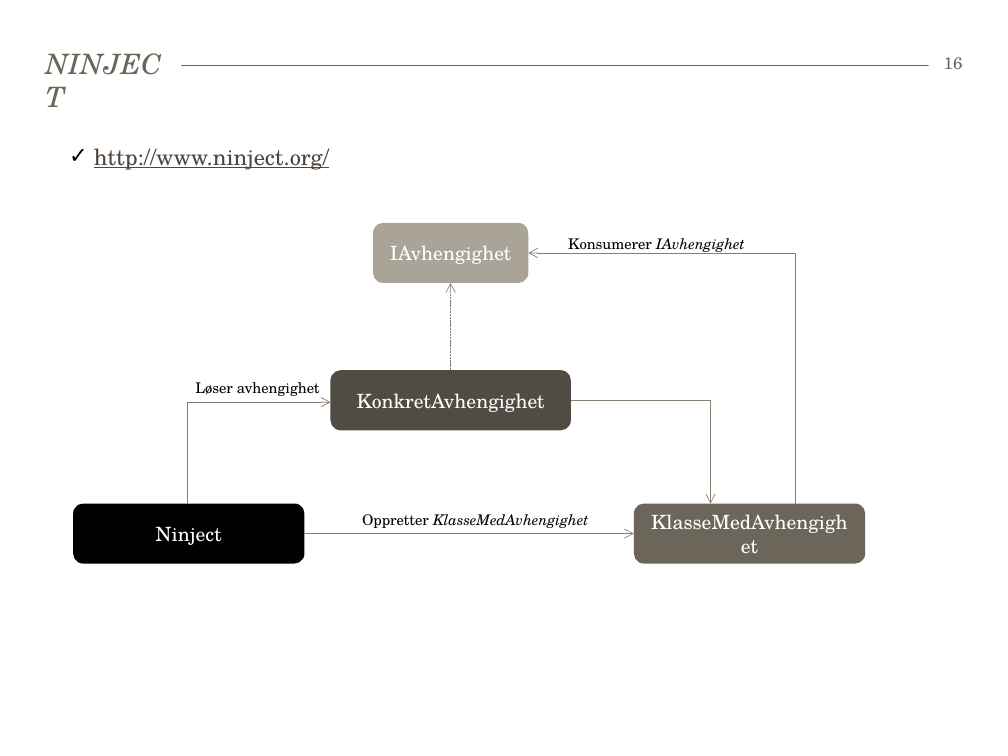
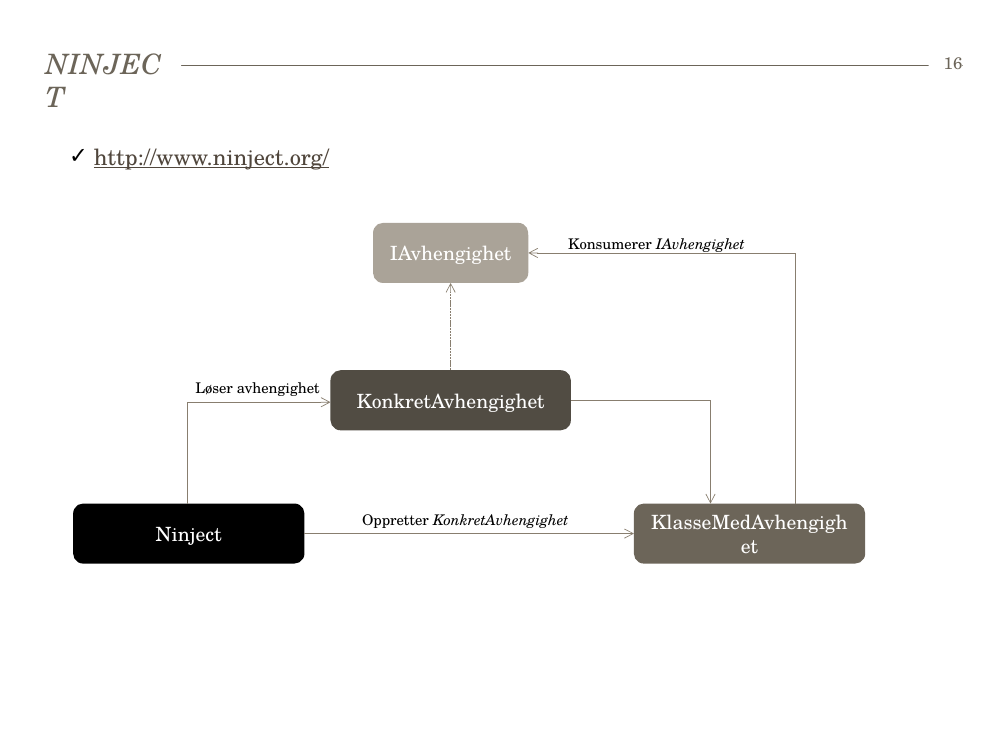
Before and after one commit to bekk/dotnetkurs, a slide deck: slide 16 of tdd/TDD.pptx. Drawn at 1008x756 pixels with LibreOffice and Linux fonts; fonts in the diff are those of the drawing. Boxes give left, top, right and bottom in pixels: in the first picture for what was removed or moved away, otherwise in the second. Text is boxed around its words. In the diff, an @@ line names an element or a change of style, - is before the commit and + after.

Commit message:
Corrected an error in slidedeck

```diff
--- a/tdd/TDD.pptx
+++ b/tdd/TDD.pptx
@@ text at [362, 514, 569, 528]: text changed @@
-Oppretter KlasseMedAvhengighet
+Oppretter KonkretAvhengighet
```
